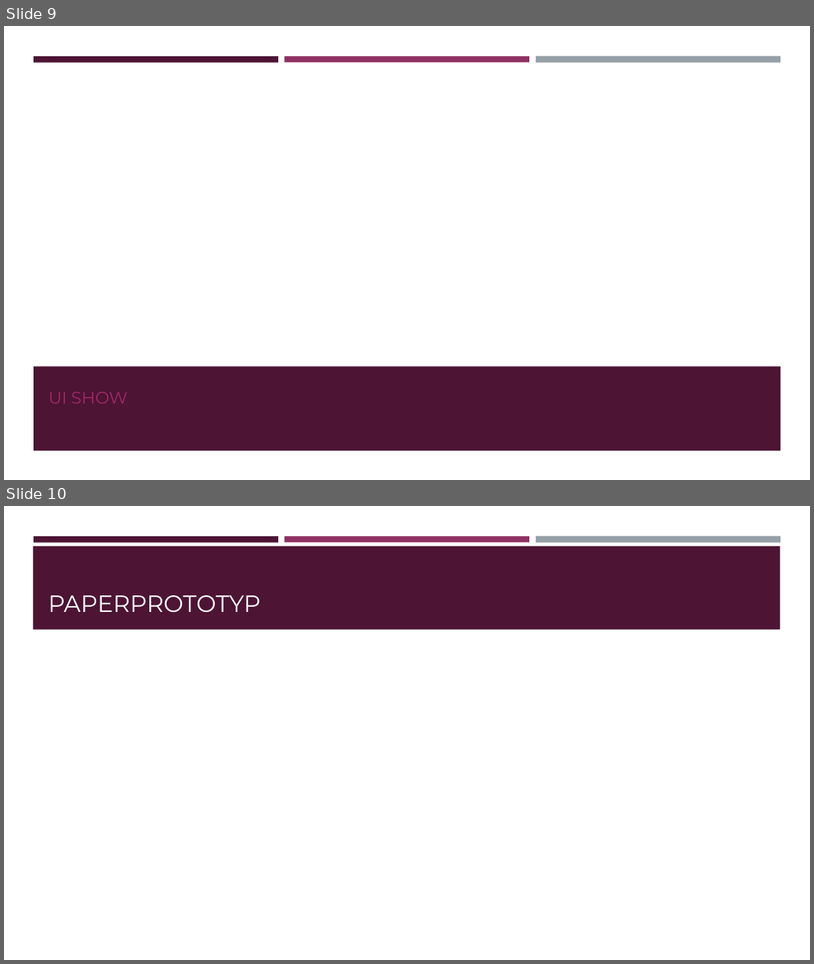
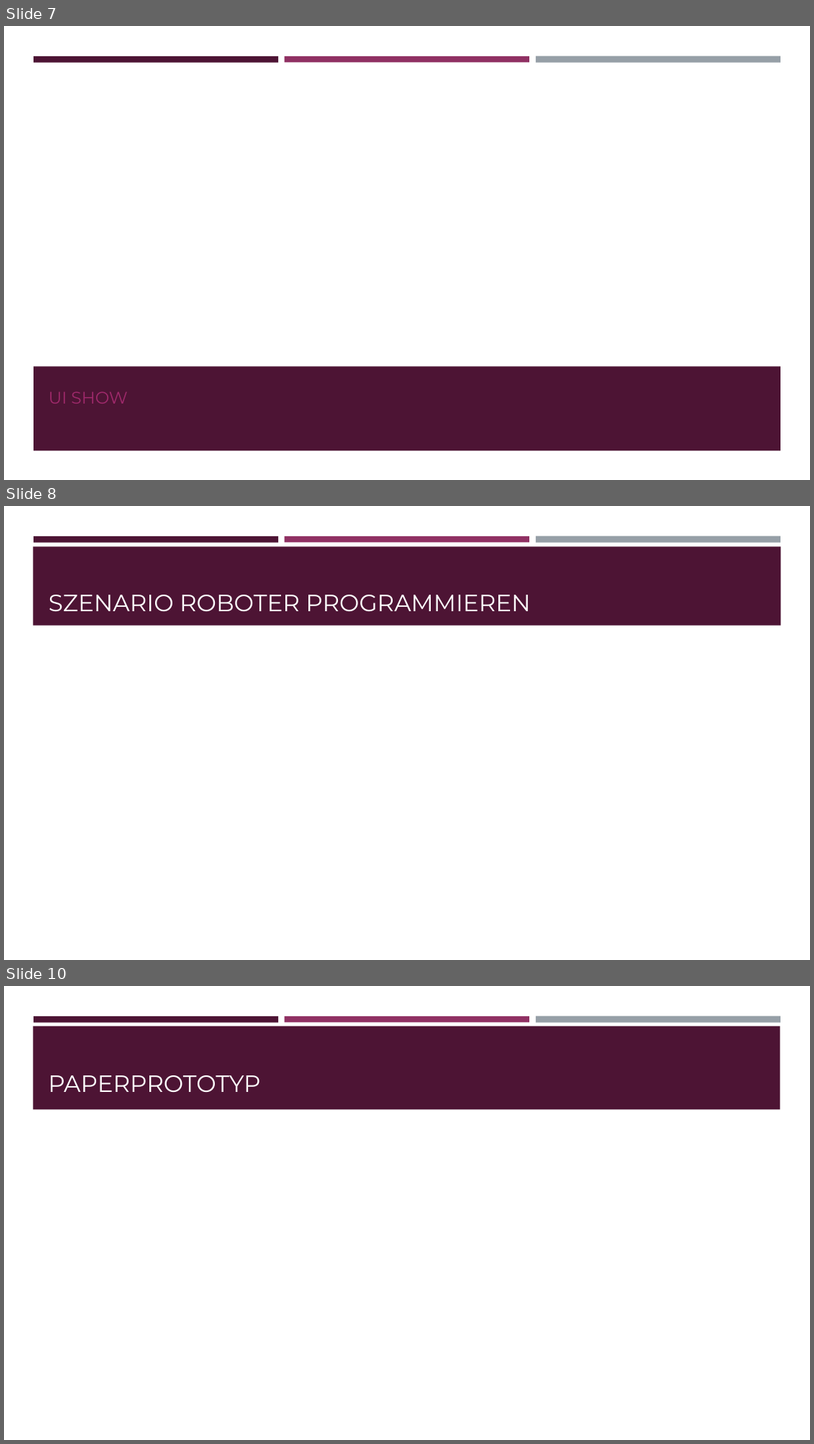
Before and after one commit to YoonieP/BachelorStudyProject, a slide deck: Pitch/PitchPräsi.pptx. Shown one above the other, each under a label of ours: slides 9 and 10 before the commit, slides 7, 8 and 10 after it; the slides between them are not shown. The pictures are 814x964 and 814x1444 pixels, drawn with LibreOffice and Linux fonts; fonts in the diff are those of the drawing. Boxes give left, top, right and bottom in pixels: in the first picture for what was removed or moved away, otherwise in the second. Text is boxed around its words. In the diff, an @@ line names an element or a change of style, - is before the commit and + after.

```diff
--- a/Pitch/PitchPräsi.pptx
+++ b/Pitch/PitchPräsi.pptx
@@ slide 8 added at bbox=[4, 506, 810, 960], background #FFFFFF; not listed: 3 template elements that a slide beside it also shows @@
@@ rectangle added at bbox=[33, 546, 782, 626], fill #4D1434 @@
@@ title added at bbox=[49, 595, 530, 612], 28 pt, text #FFFFFF @@
+SZENARIO ROBOTER PROGRAMMIEREN
@@ what was slide 9 is now slide 7 @@
```
Also in this commit, not shown: 2 slides changed, 5 other slides added, 7 other files.
